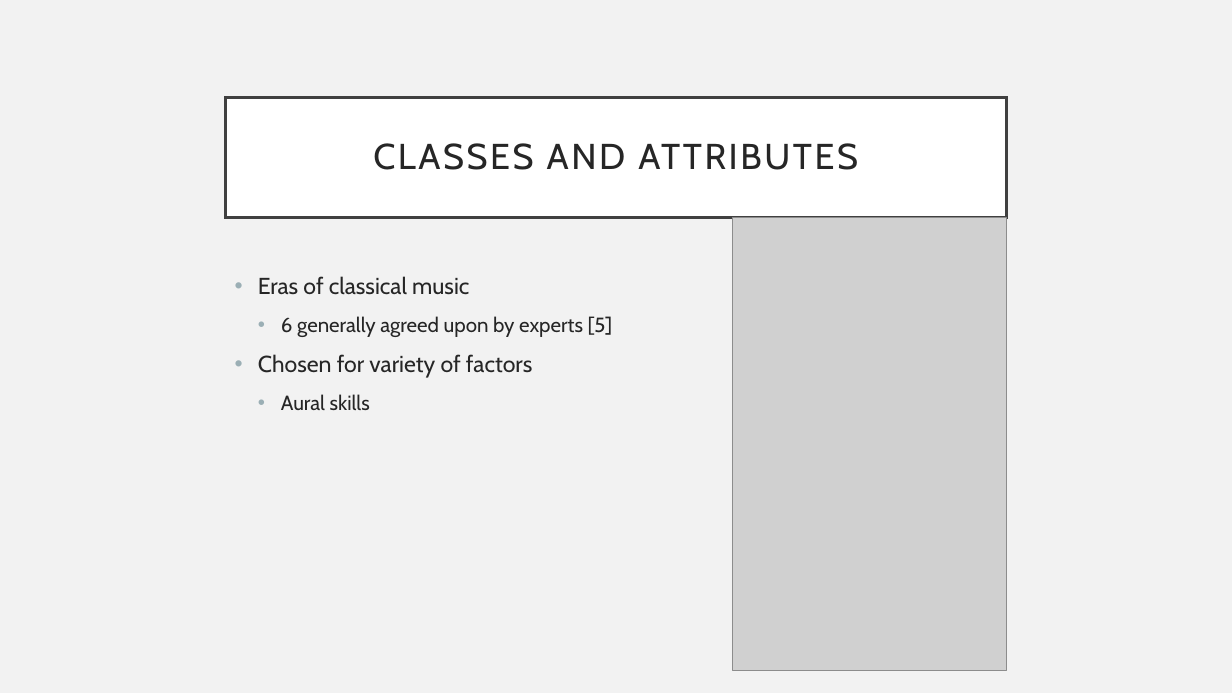
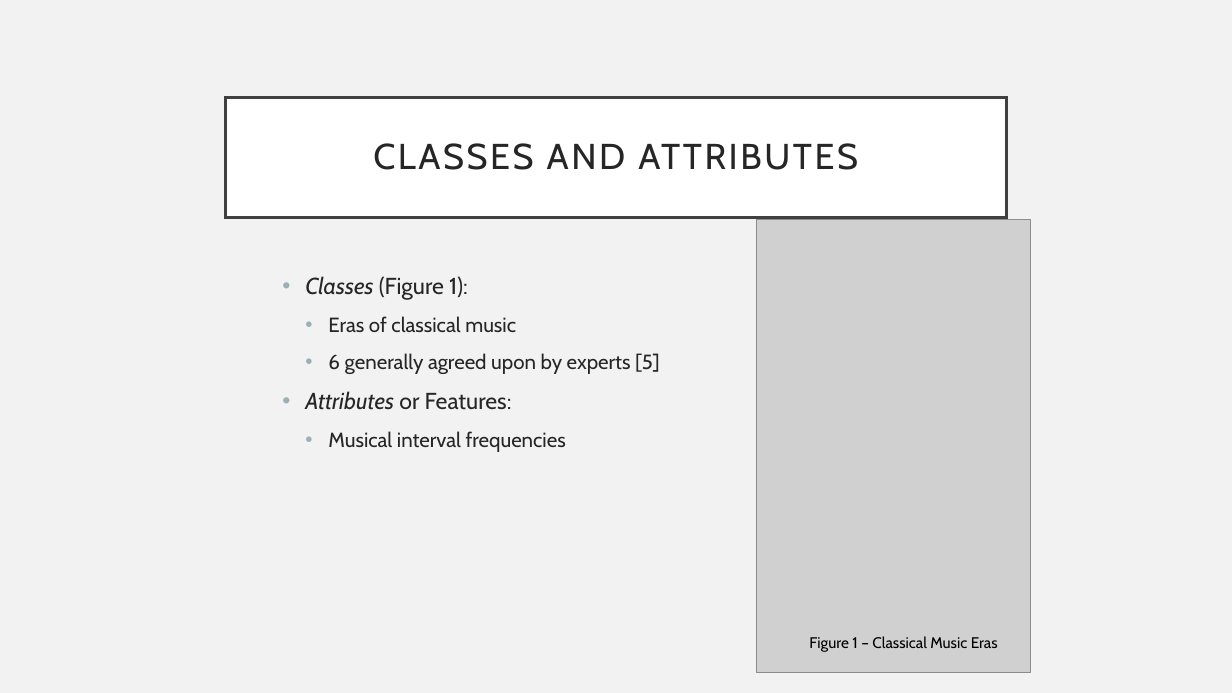
Before and after one commit to rstrelow001/CSCI-UR-Music-Composition, a slide deck: slide 9 of Presentations/MICS Presentation 1.0.pptx (slide 12 before the commit). Drawn at 1232x693 pixels with LibreOffice and Linux fonts; fonts in the diff are those of the drawing; grey boxes stand for pictures. Boxes give left, top, right and bottom in pixels: in the first picture for what was removed or moved away, otherwise in the second. Text is boxed around its words. In the diff, an @@ line names an element or a change of style, - is before the commit and + after.

Commit message:
committing a variety of things to the repository, including the final draft of the thesis

```diff
--- a/Presentations/MICS Presentation 1.0.pptx
+++ b/Presentations/MICS Presentation 1.0.pptx
@@ picture: place and size @@
-picture at (733,217,1006,670)
+picture at (757,220,1031,673)
@@ text "Classes (Figure 1):": place and size @@
-text "Classes (Figure 1):" at (258,276,613,410)
+text "Classes (Figure 1):" at (305,276,660,452)
@@ text at (305,276,468,300): paragraph added @@
+• Classes (Figure 1):
@@ text at (328,316,516,332): size 18 to 16 pt in "Eras of classical music"; list level 1 to 2 in "Eras of classical music" @@
@@ text at (305,391,566,452): text changed; size 18 to 16 pt @@
-• Chosen for variety of factors
-  • Aural skills
+• Attributes or Features:
+  • Musical interval frequencies
@@ text added at (809,636,998,652), 12 pt, text #000000 @@
+Figure 1 – Classical Music Eras
```
Also in this commit, not shown: 14 other slides changed, 5 slides added, 10 slides removed, 32 other files.
